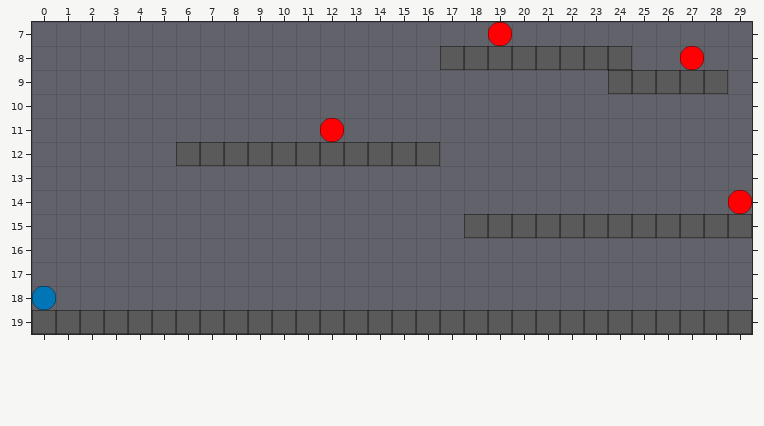
Two states of a Tiled map, src/pyweek-2023-03/assets/levels/demo.tmx. Above: the version before the commit.
Cells are 64x64 px. Shown: x 0..29, y 7..19.
The same view after the edit:
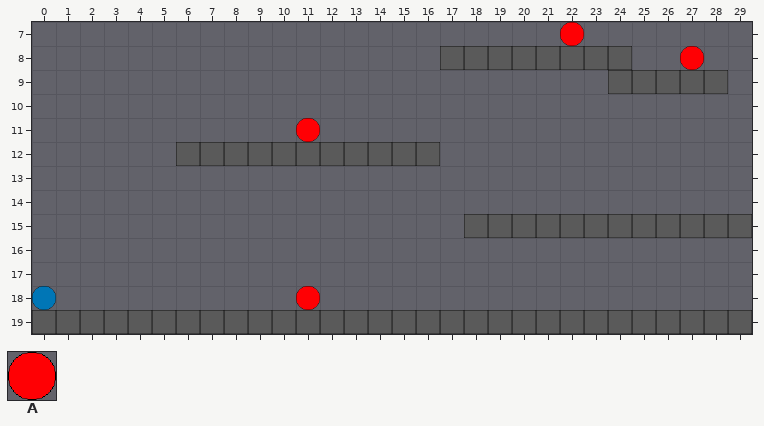
Key: from "spawners": A 1 "enemy_spawner".
_ is an empty cell.
Edits made:
Layer "Spawners":
y 7: x 19 A -> _; x 22 _ -> A
y 11: x 11..12 _A -> A_
y 14: x 29 A -> _
y 18: x 11 _ -> A
Where, in picture pixels (left, top, right, bottom), the same in both pictures:
removed: (488, 22, 512, 46)
added: (560, 22, 584, 46)
changed: (296, 118, 344, 142)
removed: (728, 190, 752, 214)
added: (296, 286, 320, 310)
